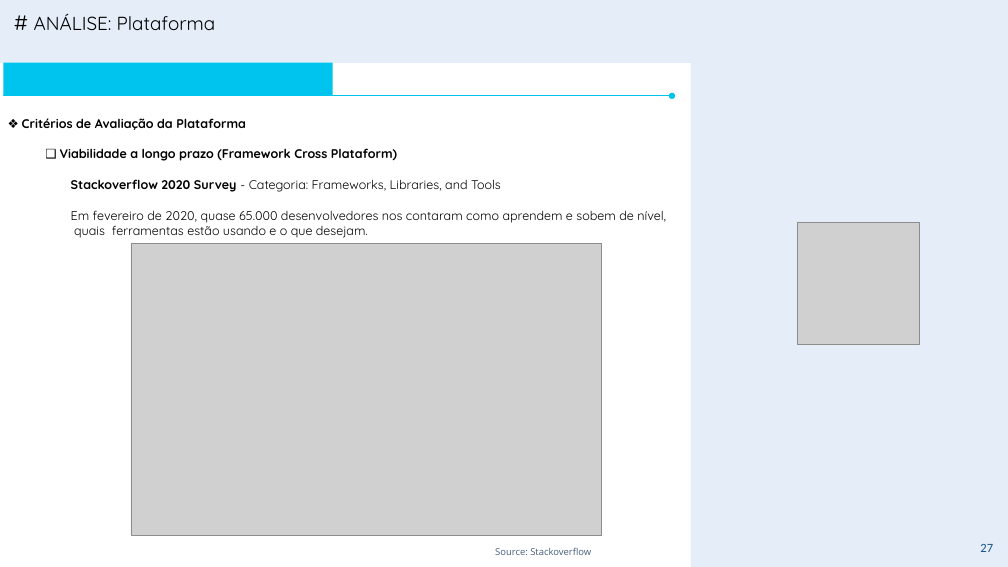
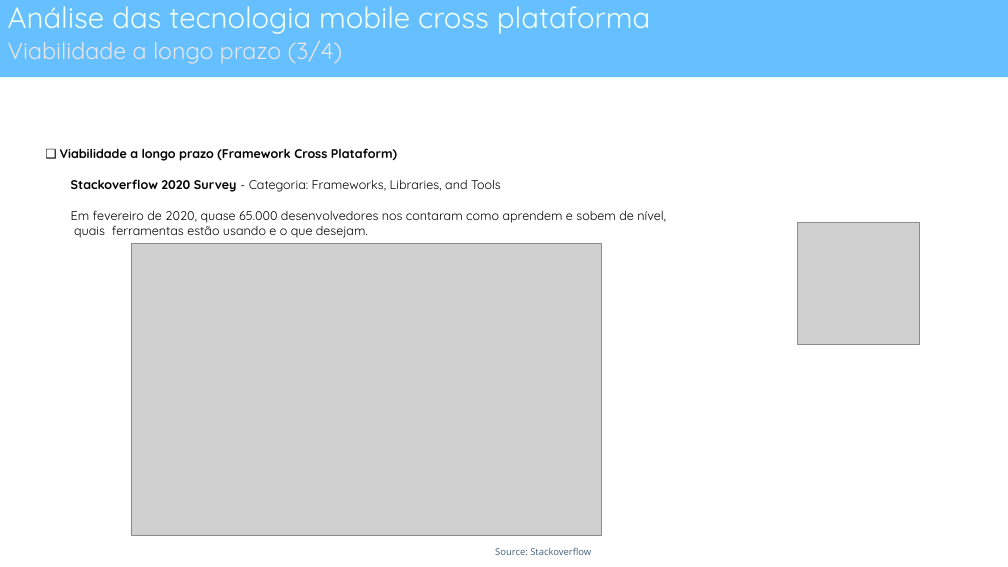
Before and after one commit to andrelcalves/reference_architectures, a slide deck: slide 27 of plataforma mobile/VR - SUPERAPP V1.0.pptx. Drawn at 1008x567 pixels with LibreOffice and Linux fonts; fonts in the diff are those of the drawing; grey boxes stand for pictures; background and template pictures are left out. Boxes give left, top, right and bottom in pixels: in the first picture for what was removed or moved away, otherwise in the second. Text is boxed around its words. In the diff, an @@ line names an element or a change of style, - is before the commit and + after.

Commit message:
arquitetura superapp mobile

```diff
--- a/plataforma mobile/VR - SUPERAPP V1.0.pptx
+++ b/plataforma mobile/VR - SUPERAPP V1.0.pptx
@@ background #FFFFFF to #FFFFFF at 50% opacity @@
@@ rectangle: place and size @@
-rectangle at [0,0,1008,63]
+rectangle at [0,0,1008,77]
@@ rectangle at [0,0,1008,77]: fill #558ED5 at 15% opacity to #66BFFF @@
@@ title added at [8,6,650,34], 28 pt, text #EFFFF1 @@
+Análise das tecnologia mobile cross plataforma
@@ text removed at [34,14,216,30] @@
-# ANÁLISE: Plataforma
@@ subtitle added at [8,40,343,64], 22.2 pt, text #E7E6E6 @@
+Viabilidade a longo prazo (3/4)
@@ rectangle removed at [3,63,333,96] @@
@@ rectangle removed at [691,63,1008,567] @@
@@ arrow removed from (3, 96) to (672, 96) @@
@@ text removed at [22,118,246,130] @@
-❖ Critérios de Avaliação da Plataforma
@@ page number removed at [980,544,993,552] @@
-27
```
Also in this commit, not shown: 40 other slides changed, 11 slides added, 2 slides removed, 1 other file.
